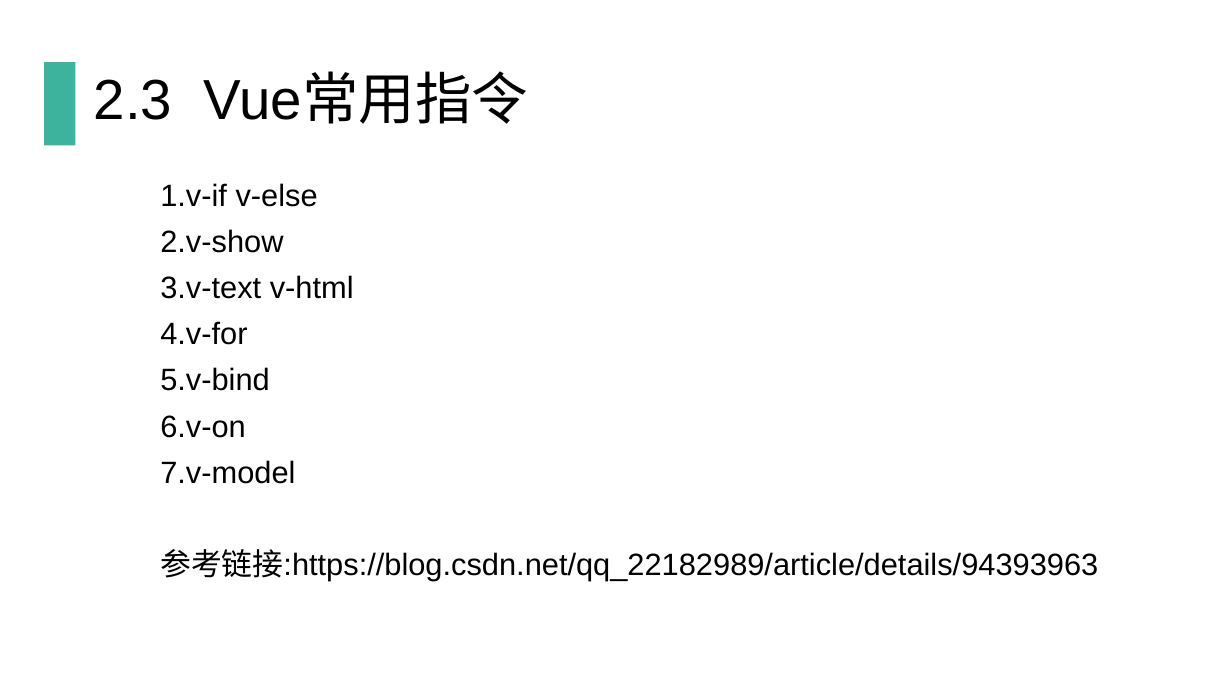
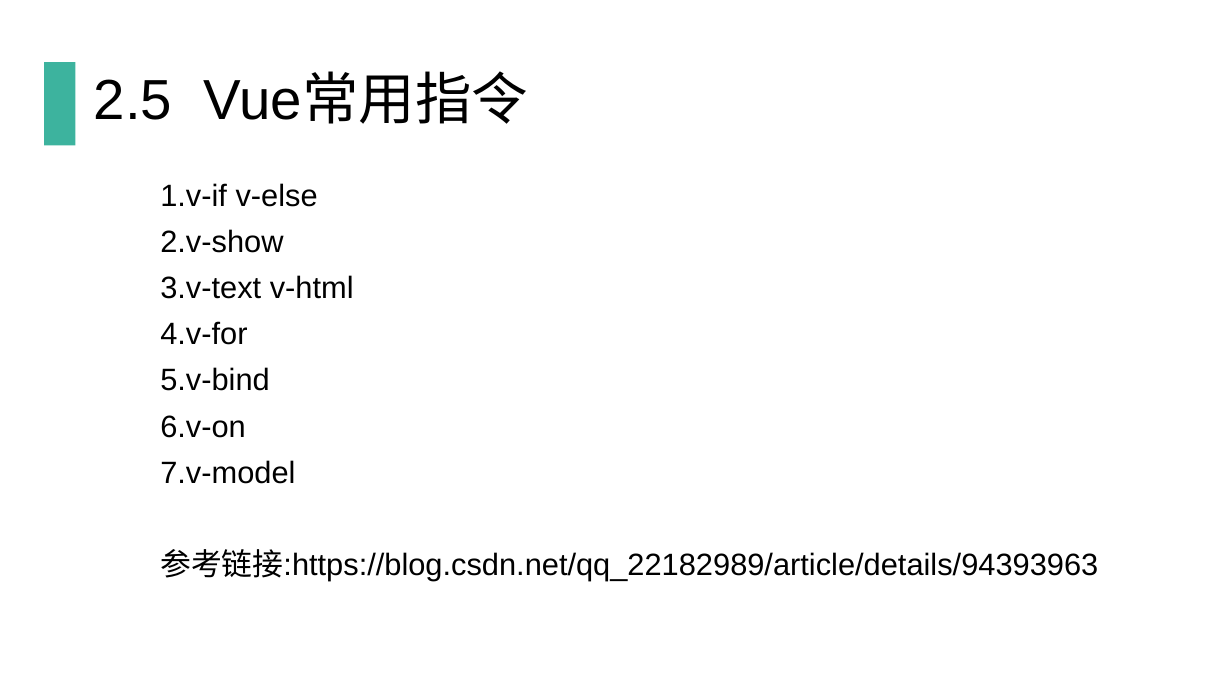
Before and after one commit to qinting513/nodejs_Vue3, a slide deck: slide 13 of Vue.js培训.pptx (slide 8 before the commit). Drawn at 1232x693 pixels with LibreOffice and Linux fonts; fonts in the diff are those of the drawing. Boxes give left, top, right and bottom in pixels: in the first picture for what was removed or moved away, otherwise in the second. Text is boxed around its words. In the diff, an @@ line names an element or a change of style, - is before the commit and + after.

```diff
--- a/Vue.js培训.pptx
+++ b/Vue.js培训.pptx
@@ title at (94,74,529,124): text changed @@
-2.3 Vue常用指令
+2.5 Vue常用指令
```
Also in this commit, not shown: 5 other slides changed, 7 slides added, 4 slides removed, 1 other file.
